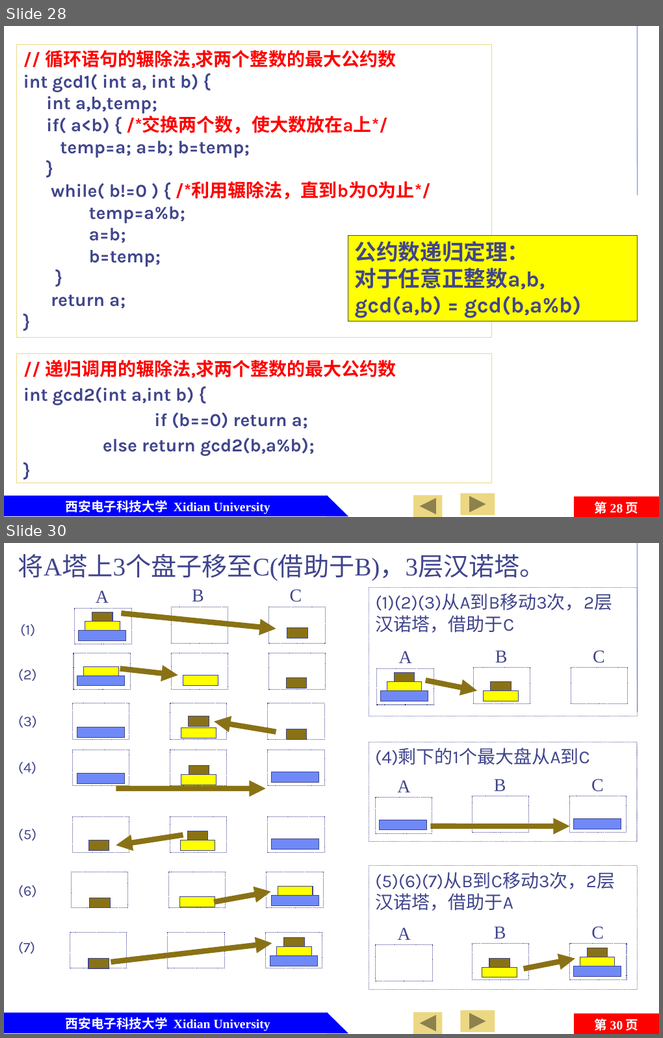
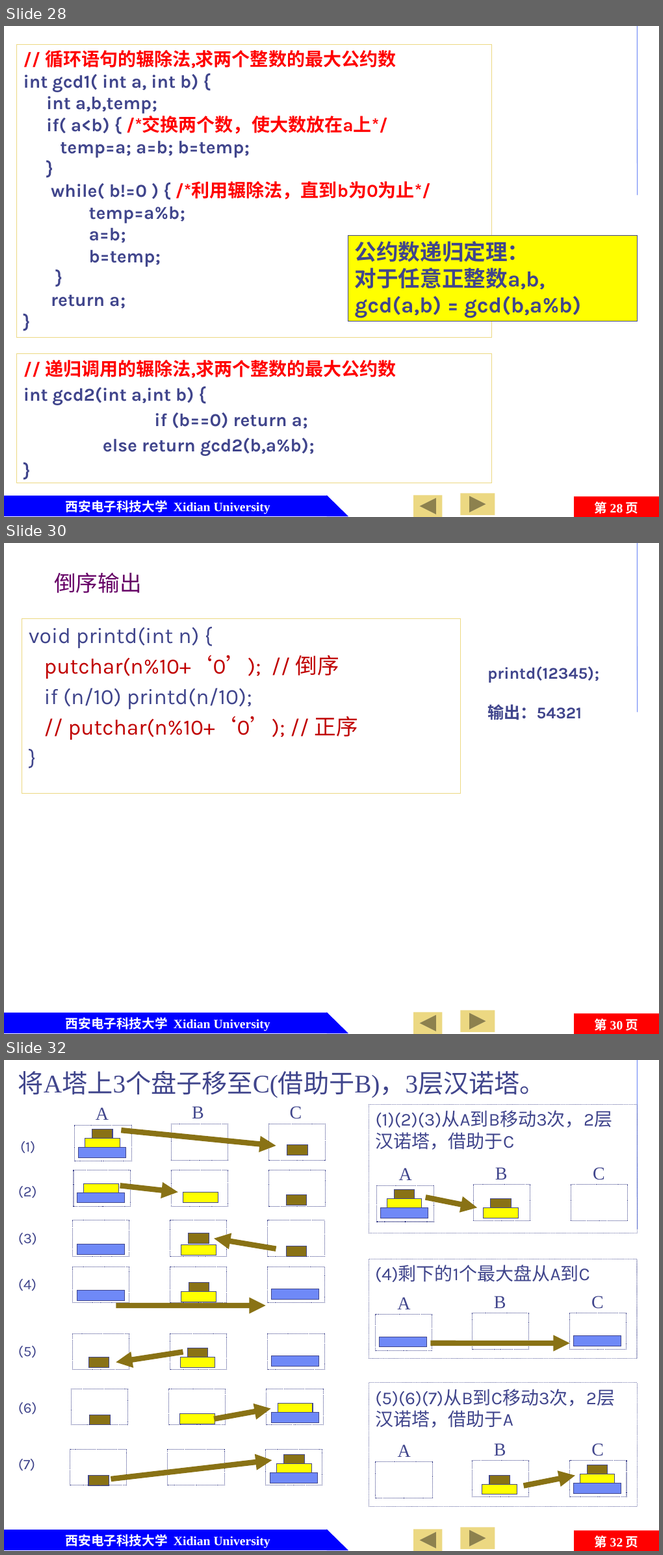
Before and after one commit to jtrfid/C-Repositories, a slide deck: 2016/C语言/课件/第7章 函数及变量存储类型.pptx. Shown one above the other, each under a label of ours: slides 28 and 30 before the commit, slides 28, 30 and 32 after it; the slides between them are not shown. The pictures are 663x1038 and 663x1555 pixels, drawn with LibreOffice and Linux fonts; fonts in the diff are those of the drawing; background and template pictures are left out. Boxes give left, top, right and bottom in pixels: in the first picture for what was removed or moved away, otherwise in the second. Text is boxed around its words. In the diff, an @@ line names an element or a change of style, - is before the commit and + after.

```diff
--- a/2016/C语言/课件/第7章 函数及变量存储类型.pptx
+++ b/2016/C语言/课件/第7章 函数及变量存储类型.pptx
@@ slide 30 added at (4,543,659,1034), background #FFFFFF; not listed: 7 template elements that a slide beside it also shows @@
@@ title added at (54,572,141,593), 24 pt, text #660066 @@
+倒序输出
@@ text added at (22,618,461,794), outline #ECD882 0.75 pt, 24 pt, text #C00000 @@
+void printd(int n) {
+putchar(n%10+‘0’); // 倒序
+if (n/10) printd(n/10);
+// putchar(n%10+‘0’); // 正序
+}
@@ text added at (488,667,599,720), 18 pt, text #40458C, bold @@
+printd(12345);
+输出：54321
@@ what was slide 30 is now slide 32 @@
@@ page number at (595,1536,639,1548): text changed @@
-第 30 页
+第 32 页
```
Also in this commit, not shown: 5 slides changed, 1 other slide added, 5 other files.
